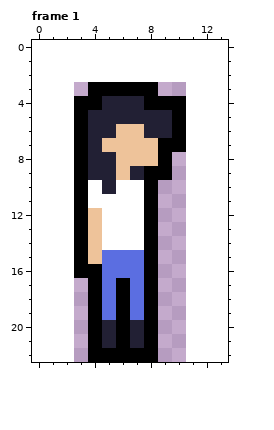
Pixel-art file: sprites/src/player.aseprite. Above, as it was before the edit.
8x20 pixels, 2 frames. Shown: frame 1. The old version is drawn lined up with the new one, on the new canvas. The commit also changed other frames, which this record leaves out.
New version:
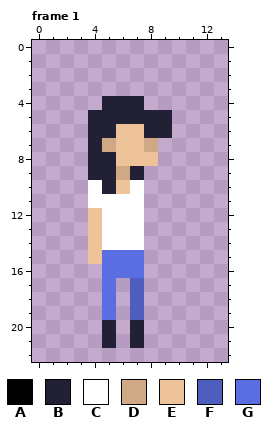
Palette (. is transparent): A #000000  B #222034  C #ffffff  D #cfa986  E #eec39a  F #4d5ebf  G #5b6ee1
The commit says: Added player state tree and outline
Difference:
canvas 8x20 -> 14x23, the old top-left corner now at 3,3
Frame 1:
Colour D replaces colour E in row 7 at x 5 and 8; in row 9 at x 6.
Colour E replaces colour C in row 10 at x 6.
Colour F replaces colour G in rows 17 to 19 at x 7.
The edit erases colour A in row 3 at x 4 to 8; in row 4 at x 3 to 4 and 8 to 10; in rows 5 to 6 at x 3 and 10; in row 7 at x 3 and 9 to 10; in row 8 at x 3 and 9; in row 9 at x 3 and 8 to 9.
The edit erases colour A in rows 10 to 15 at x 3 and 8; in row 16 at x 3 to 4 and 8; in rows 17 to 21 at x 4, 6 and 8; in row 22 at x 4 to 8.
